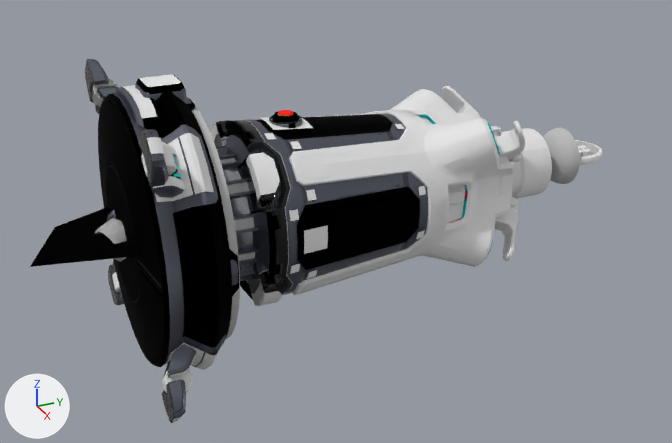
Before and after pictures for a commit that changed the Blender file src/addons/no_mans_sky_base_builder/models-high-res/assets/CREATURE_FEED.blend.
Both versions are drawn from a 50 mm camera at (5.9, -1.09, 2.72) aimed at (0.04, 1.55, -0.21). Arrows for +X, +Y and +Z are at lower left; the lights stay in place. The picture after the commit comes second.

In view in the first picture: 'CREATURE_FEED'.
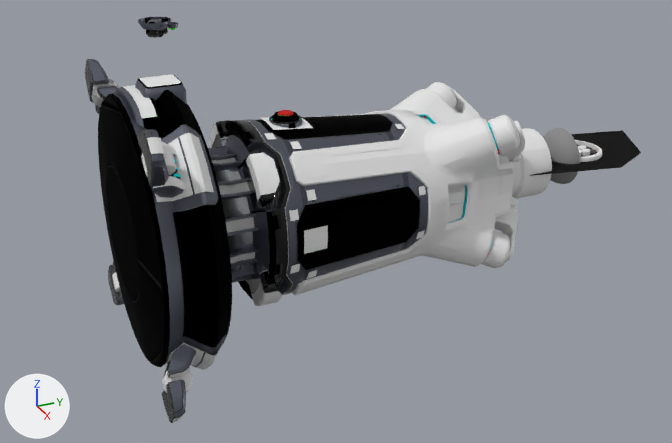
Where the change shows, as pixel boxes [x1, y1, x2, y2] in the pictures (672 x 443 px; the box of a moved part takes in the faces that stretch with it):
'CREATURE_FEED', surface changed, reshaped (12% taller): before [30, 59, 602, 423]; after [85, 17, 641, 423]
part 1 of me_creature_feed, moved or reshaped (not visible afterwards): before [192, 106, 240, 271]
part 2 of me_creature_feed, moved or reshaped (not visible afterwards): before [225, 271, 240, 340]
part 3 of me_creature_feed, deleted: before [30, 106, 195, 267]
part 4 of me_creature_feed, built on: before [149, 85, 602, 416]; after [135, 17, 641, 423]

The change, as a list of edits to the scene's bpy script:
```text
Change mat_redshield:
    where n3 = _N.new('ShaderNodeMixRGB'); n3.name = 'Mix (Legacy)'
    remove n3.inputs[0].default_value = 0.0  # 'Factor'
Change mat_shevron_mat1:
    where n3 = _N.new('ShaderNodeMixRGB'); n3.name = 'Mix (Legacy)'
    remove n3.inputs[0].default_value = 0.0  # 'Factor'
Change me_creature_feed:
    used by ob_creature_feed; location = (0.0, 0.0, 0.0)
    remove me_creature_feed.from_pydata(...)  # 24377 vertices, 12387 faces, 4 loose edges; spans x -1.02..1.02, y -0.7..3.99, z -1.04..1.03
    add me_creature_feed.from_pydata(...)  # 25560 vertices, 10877 faces; spans x -1.02..1.02, y -0.05..4.5, z -1.04..1.42
    me_creature_feed part 1: the loose piece of 18 vertices spanning x 0.0..0.87, y 0.08..0.51, z -0.02..0.85 is moved by (0.0, -0.06, 0.0)
    me_creature_feed part 2: the loose piece of 18 vertices spanning x 0.0..0.87, y 0.08..0.51, z -0.88..-0.02 is moved by (0.0, -0.06, 0.0)
    me_creature_feed part 3: 355 loose pieces with 4231 vertices, spanning x -0.89..0.89, y -0.7..0.7, z -0.9..0.87, are deleted
    me_creature_feed part 4: 224 vertices moved within x -0.89..0.89, y 0.21..3.84, z -0.89..1.02; 1436 vertices removed from x -0.89..0.92, y -0.01..3.97, z -0.94..0.88; 6816 vertices added at x -1.01..1.01, y -0.01..4.5, z -0.91..1.42
    other edits to the shape of me_creature_feed do not show in these pictures
```
